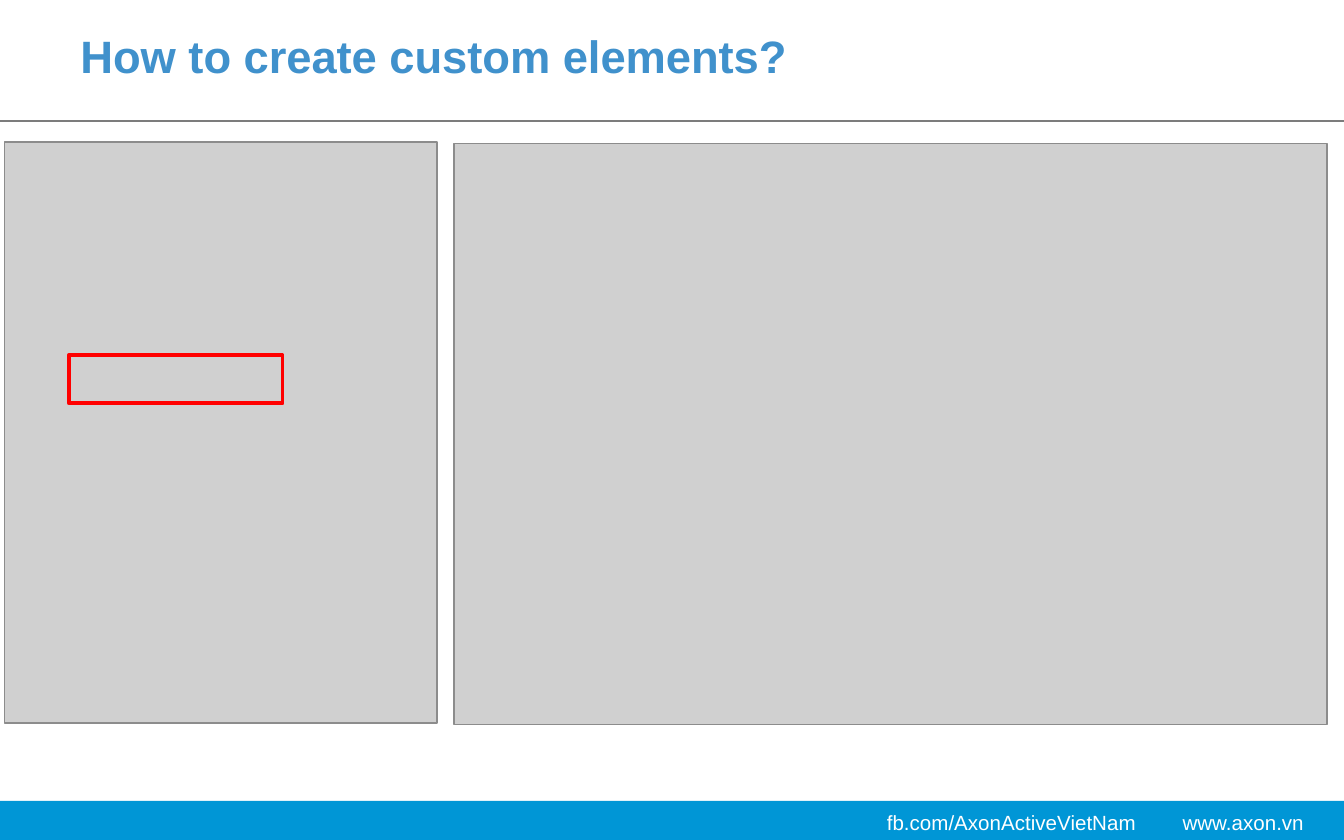
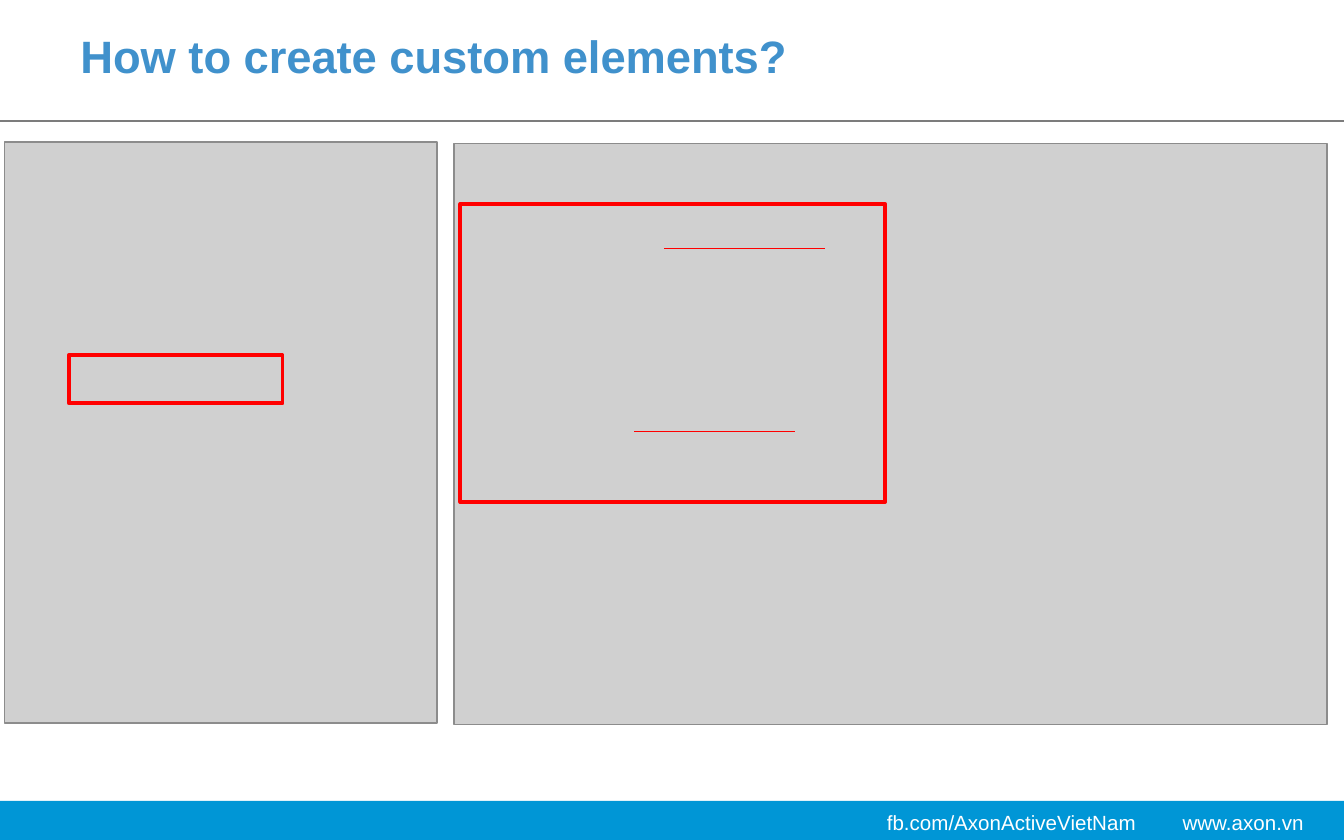
Before and after one commit to ndqvinh2109/Polymer, a slide deck: slide 30 of Slide-Dev-Day/dev-day-polymer.pptx. Drawn at 1344x840 pixels with LibreOffice and Linux fonts; fonts in the diff are those of the drawing; grey boxes stand for pictures; background and template pictures are left out. Boxes give left, top, right and bottom in pixels: in the first picture for what was removed or moved away, otherwise in the second. Text is boxed around its words. In the diff, an @@ line names an element or a change of style, - is before the commit and + after.

```diff
--- a/Slide-Dev-Day/dev-day-polymer.pptx
+++ b/Slide-Dev-Day/dev-day-polymer.pptx
@@ rectangle added at (461, 204, 886, 503), outline #FF0000 2 pt @@
@@ line added from (664, 249) to (825, 249), #FF0000 0.75 pt @@
@@ line added from (634, 431) to (794, 431), #FF0000 0.75 pt @@
```
Also in this commit, not shown: 10 other slides changed, 4 slides added, 4 slides removed, 3 other files.
